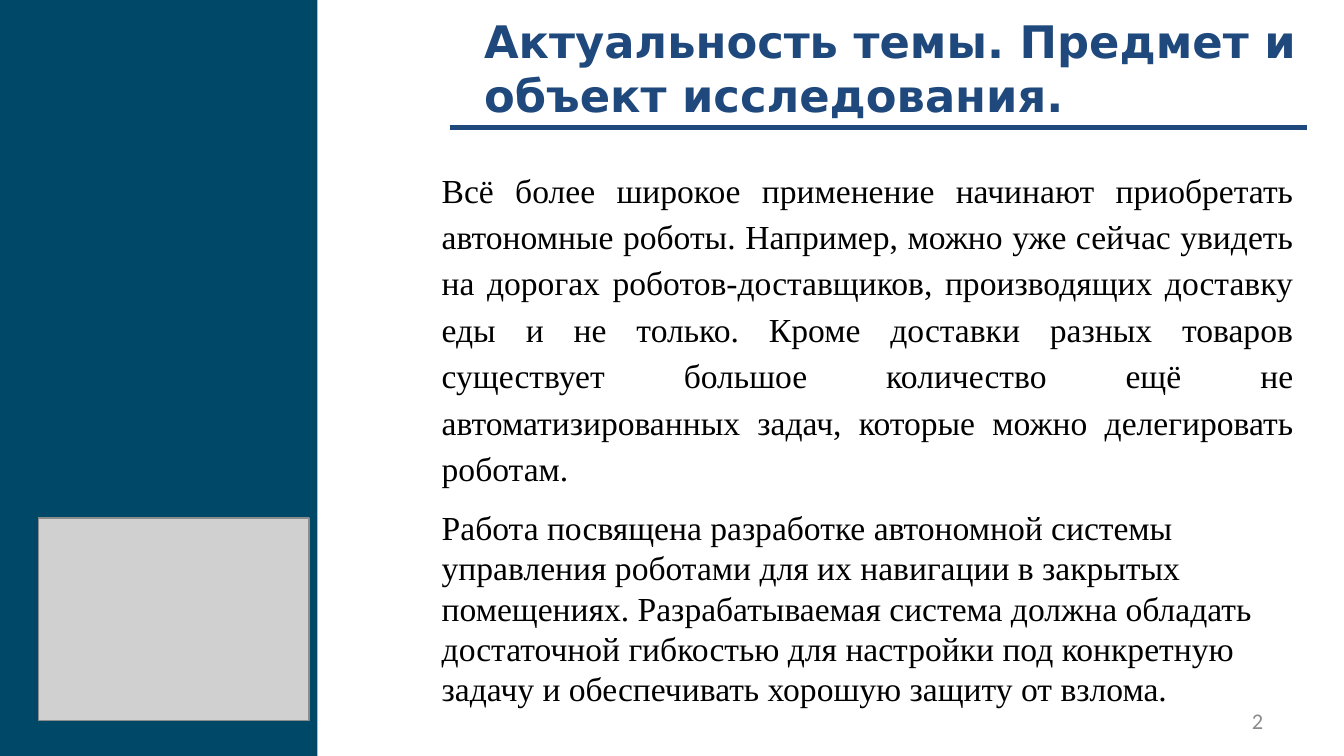
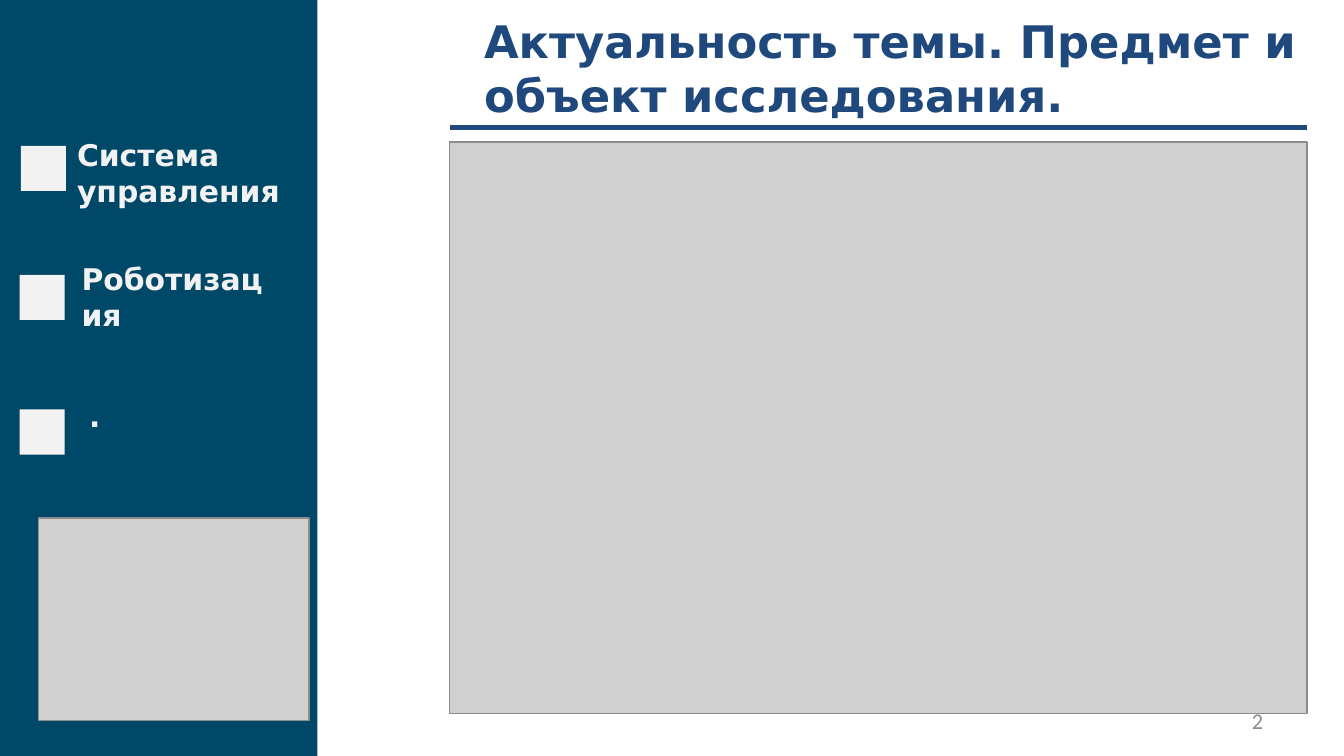
Before and after one commit to fanglores/Gagarin-2022, a slide deck: slide 2 of doc/Presentation.pptx. Drawn at 1344x756 pixels with LibreOffice and Linux fonts; fonts in the diff are those of the drawing; grey boxes stand for pictures. Boxes give left, top, right and bottom in pixels: in the first picture for what was removed or moved away, otherwise in the second. Text is boxed around its words. In the diff, an @@ line names an element or a change of style, - is before the commit and + after.

Commit message:
Add files via upload
ver 08.04

```diff
--- a/doc/Presentation.pptx
+++ b/doc/Presentation.pptx
@@ picture added at bbox=[450, 142, 1308, 714] @@
@@ text removed at bbox=[442, 179, 1293, 708] @@
-Всё более широкое применение начинают приобретать автономные роботы. Например, можно уже сейчас увидеть на дорогах роботов-доставщиков, производящих доставку еды и не только. Кроме доставки разных товаров существует большое количество ещё не автоматизированных задач, которые можно делегировать роботам.
-Работа посвящена разработке автономной системы управления роботами для их навигации в закрытых помещениях. Разрабатываемая система должна обладать достаточной гибкостью для настройки под конкретную задачу и обеспечивать хорошую защиту от взлома.
@@ group added at bbox=[20, 144, 282, 456]: 3 rectangles, 2 texts @@
+Система управления
+Роботизация
@@ text added at bbox=[75, 391, 289, 441], 16 pt, text #F2F2F2, bold @@
+.
```
Also in this commit, not shown: 4 other slides changed, 1 slide added, 1 slide removed.
